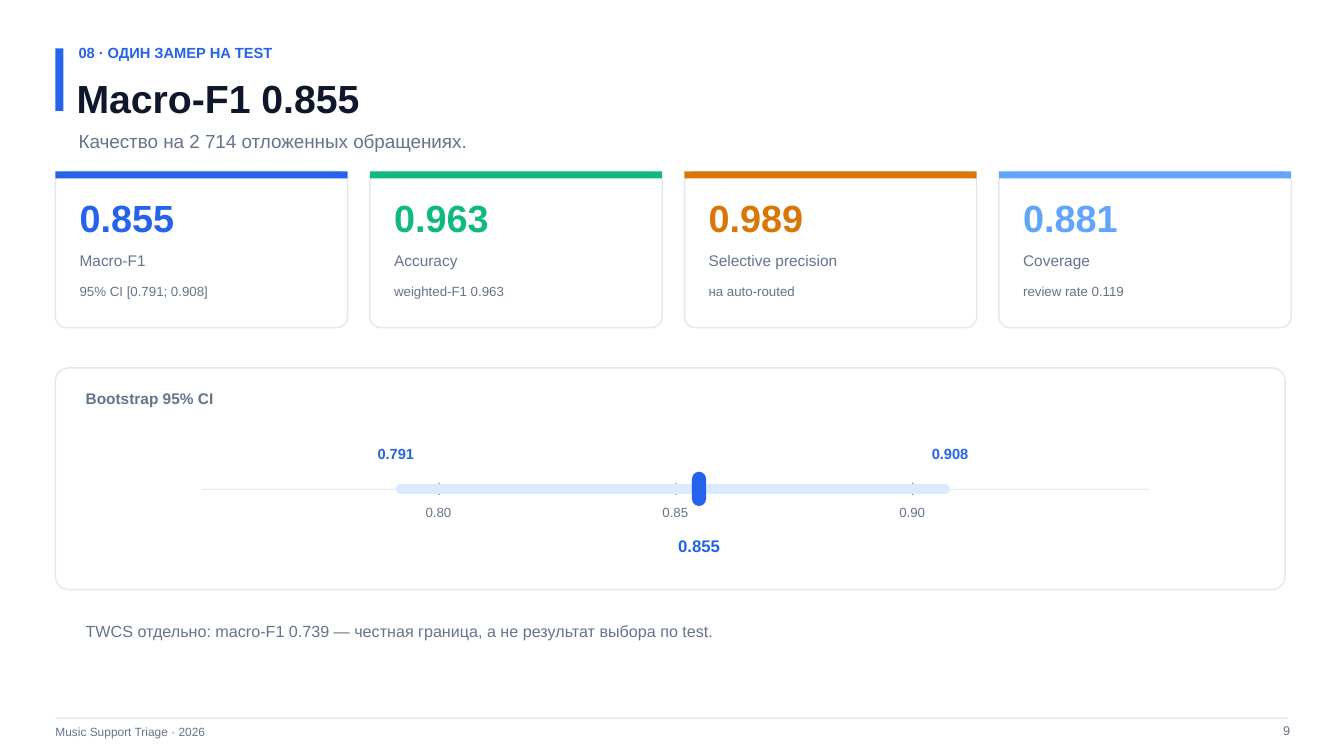
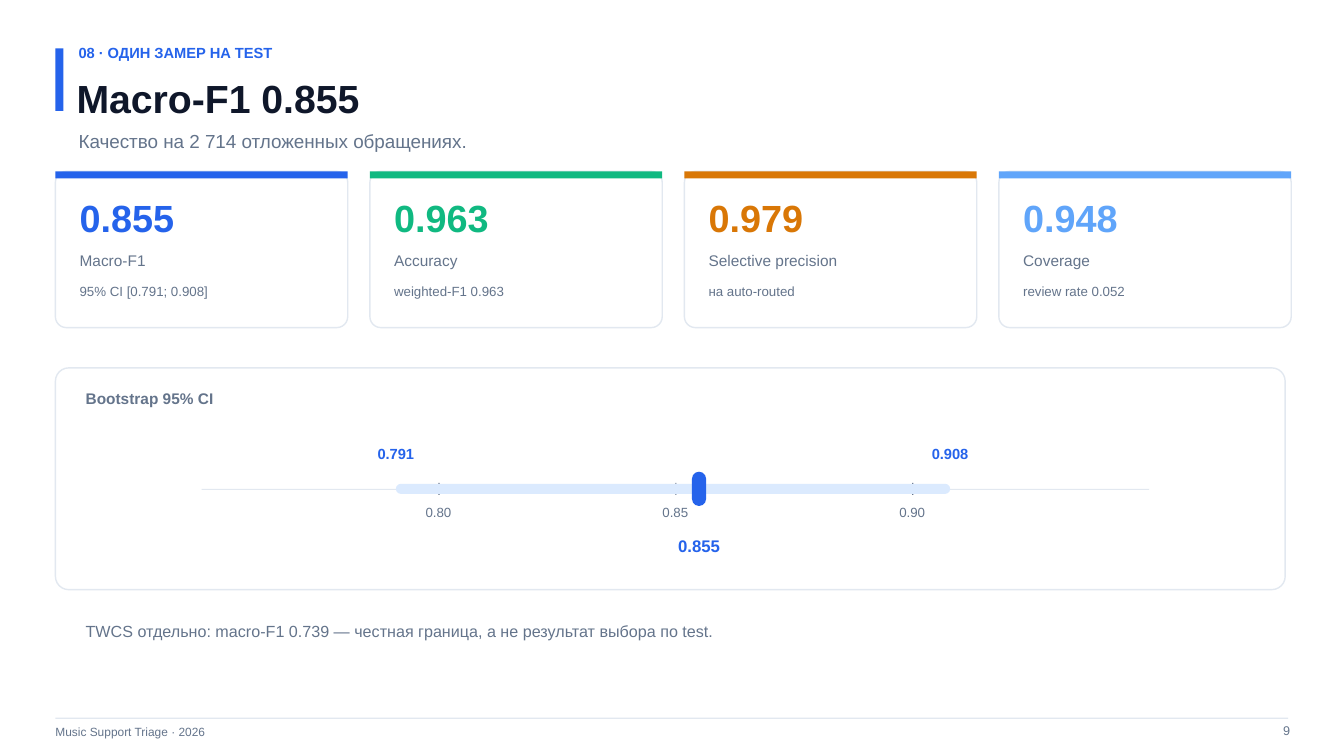
Before and after one commit to NexPG/final-project-IAIiD, a slide deck: slide 9 of docs/07_report/presentation.pptx. Drawn at 1344x756 pixels with LibreOffice and Linux fonts; fonts in the diff are those of the drawing. Boxes give left, top, right and bottom in pixels: in the first picture for what was removed or moved away, otherwise in the second. Text is boxed around its words. In the diff, an @@ line names an element or a change of style, - is before the commit and + after.

```diff
--- a/docs/07_report/presentation.pptx
+++ b/docs/07_report/presentation.pptx
@@ text at (709,205,804,233): text changed @@
-0.989
+0.979
@@ text at (1023,205,1118,233): text changed @@
-0.881
+0.948
@@ text at (1023,286,1125,296): text changed @@
-review rate 0.119
+review rate 0.052
```
Also in this commit, not shown: 1 other slide changed, 20 other files.
